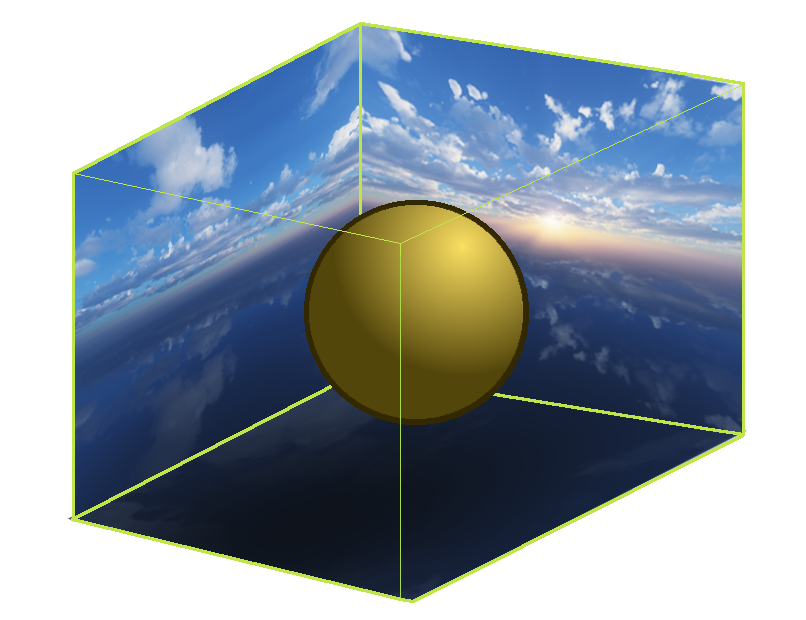
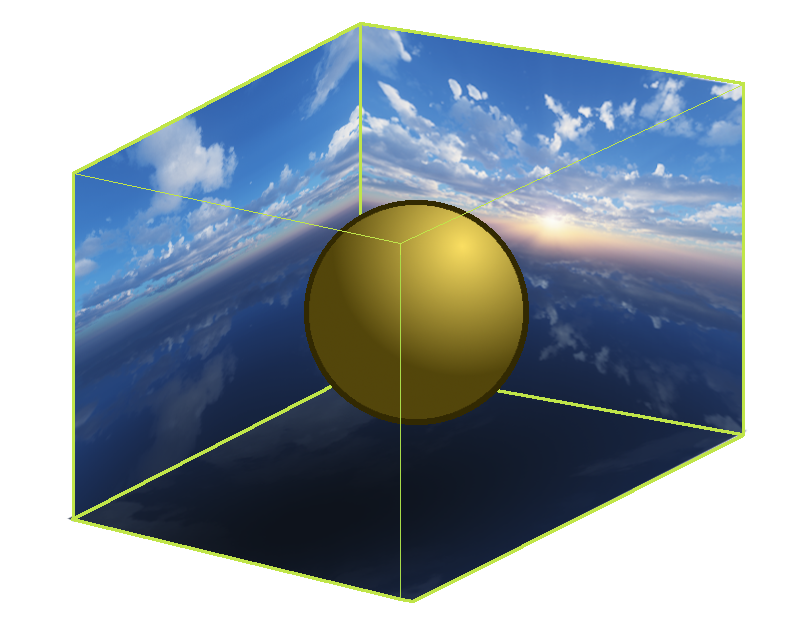
Before/after of a 806 × 620 layered artwork. What changed in the layer stack:
painted on "Cage" over [493, 389, 741, 436]
